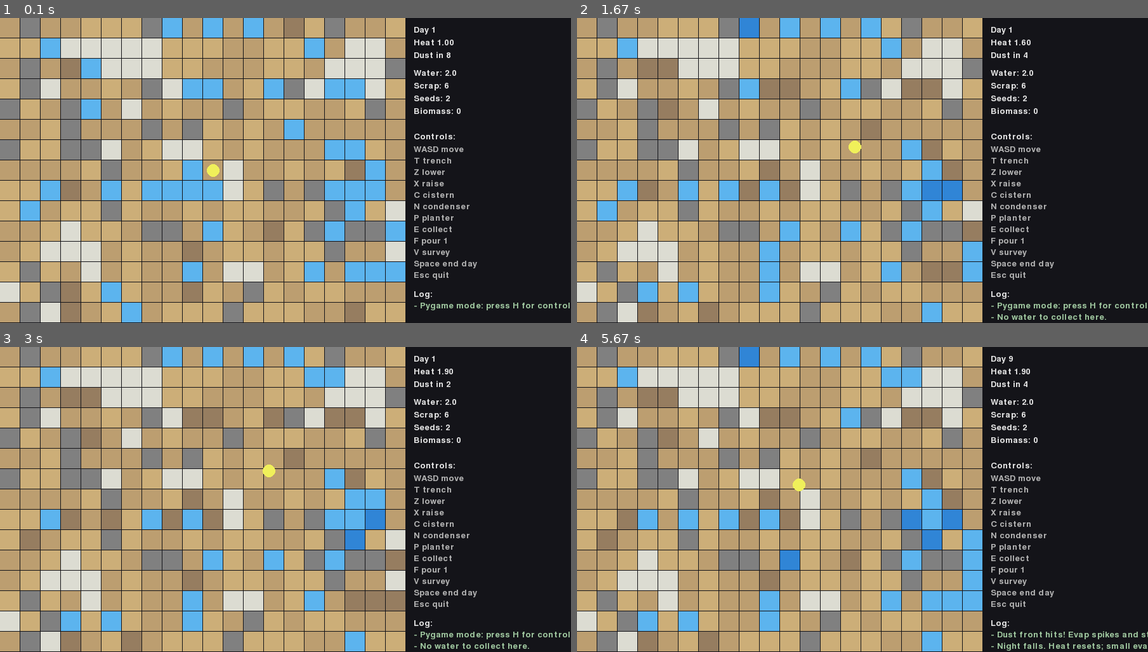
Above: before the commit, frames 1-4 (two rows, left to right).
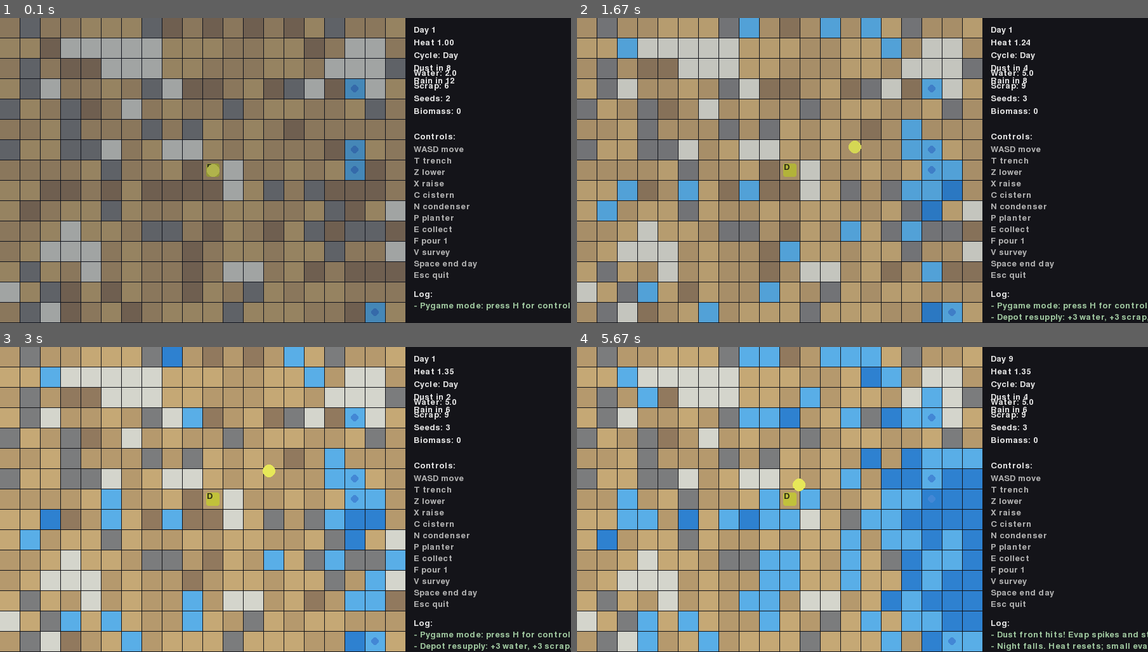
Above: after the commit, the same moments.

Repository: TimPasquini/Kemet
Game: pygame game, started from pygame_runner.py
The game is run twice, just before and just after one commit, with the same random seed, the same clock (stepped at 60 frames per second) and the same inputs.
Inputs:
- Up to frame 1 (0.1 s): no input
- Up to frame 2 (1.67 s): tap E at 0.33 s; tap V at 0.67 s; hold D 1-1.47 s; hold W from 1.5 s (still down)
- Up to frame 3 (3 s): release W at 1.8 s; hold D 1.83-2.3 s; hold A 2.33-2.87 s; hold S from 2.9 s (still down)
- Up to frame 4 (5.67 s): release S at 3.2 s; tap Space at 3.23, 3.57, 3.97, 4.27, 4.4, 4.8, 5.1, 5.47 s; hold A 3.9-4.3 s; hold W 4.33-4.7 s; hold D 4.73-5.37 s; hold S from 5.4 s (still down)

The runs differ from the first frame. In frame 1, 67% of the frame differs, in the area x 0-81%, y 0-100%; in frame 2, 6.2%; in frame 3, 6.2%; in frame 4, 18%.

Commit message:
powwow updates

Diff:
--- a/main.py
+++ b/main.py
@@ -35,8 +35,9 @@
     kind: str
     hydration: float = 0.0
     trench: bool = False
-    hidden_water: float = 0.0
     elevation: float = 0.0
+    well_output: float = 0.0
+    depot: bool = False
 
 
 @dataclass
@@ -68,6 +69,8 @@
     turn_in_day: int = 0
     heat: float = 1.0
     dust_timer: int = 8
+    rain_timer: int = 12
+    raining: bool = False
     messages: List[str] = field(default_factory=list)
 
 
@@ -116,31 +119,43 @@
         }[choice]
         tiles[x][y] = Tile(choice, elevation=elevation)
 
-    # Seed hidden water pockets and wet wadis.
-    pockets = random.randint(2, 3)
-    for _ in range(pockets):
+    # Seed wells (fixed sources) and wet wadis.
+    wells = random.randint(3, 4)
+    for _ in range(wells):
         rx, ry = random.randrange(width), random.randrange(height)
-        tiles[rx][ry].hidden_water += random.uniform(2.0, 3.5)
         tiles[rx][ry].kind = "wadi"
+        # Varying rates: seep vs spring
+        tiles[rx][ry].well_output = random.choice(
+            [random.uniform(0.12, 0.25), random.uniform(0.35, 0.6)]
+        )
+        tiles[rx][ry].hydration += 0.4
     for x in range(width):
         for y in range(height):
             if tiles[x][y].kind == "wadi":
-                tiles[x][y].hydration += random.uniform(0.4, 0.8)
+                tiles[x][y].hydration += random.uniform(0.05, 0.3)
     return tiles
 
 
 def build_initial_state(width: int = 10, height: int = 10) -> GameState:
     tiles = wfc_like_map(width, height)
     player = (width // 2, height // 2)
+    depot_pos = player
+    depot_tile = tiles[depot_pos[0]][depot_pos[1]]
+    depot_tile.kind = "flat"
+    depot_tile.trench = False
+    depot_tile.elevation = 1.0
+    depot_tile.well_output = 0.0
+    depot_tile.depot = True
     return GameState(width=width, height=height, tiles=tiles, player=player)
 
 
 def render(state: GameState) -> None:
     print("\n" * 2)
-    print(f"Day {state.day}  Heat {state.heat:.2f}  Dust in {state.dust_timer} turns")
+    phase = "Night" if state.heat < 1.0 else "Day"
+    print(f"Day {state.day} [{phase}] Heat {state.heat:.2f}  Dust in {state.dust_timer}  Rain in {state.rain_timer} ({'on' if state.raining else 'off'})")
     inv = state.inventory
     print(f"Water {inv['water']:.1f} | Scrap {inv['scrap']} | Seeds {inv['seeds']} | Biomass {inv['biomass']}")
-    print("Legend: @ you, C cistern, N condenser, F planter, = trench, ~ wet, : damp")
+    print("Legend: @ you, D depot, C cistern, N condenser, F planter, = trench, ~ wet, : damp")
     print("Map:")
     for y in range(state.height):
         row = []
@@ -156,6 +171,8 @@
                 symbol = ":"
             if tile.trench:
                 symbol = "="
+            if tile.depot:
+                symbol = "D"
             if structure:
                 symbol = {"cistern": "C", "condenser": "N", "planter": "F"}.get(structure.kind, "?")
             if state.player == pos:
@@ -246,15 +263,18 @@
 
 def collect_water(state: GameState) -> None:
     tile = state.tiles[state.player[0]][state.player[1]]
-    available = tile.hidden_water + tile.hydration
+    if tile.depot:
+        state.inventory["water"] += 3
+        state.inventory["scrap"] += 3
+        state.inventory["seeds"] += 1
+        state.messages.append("Depot resupply: +3 water, +3 scrap, +1 seeds.")
+        return
+    available = tile.hydration
     if available <= 0.05:
         state.messages.append("No water to collect here.")
         return
     gathered = min(1.0, available)
-    from_hidden = min(tile.hidden_water, gathered)
-    tile.hidden_water -= from_hidden
-    remaining = gathered - from_hidden
-    tile.hydration = max(tile.hydration - remaining, 0.0)
+    tile.hydration = max(tile.hydration - gathered, 0.0)
     state.inventory["water"] += gathered
     state.messages.append(f"Collected {gathered:.1f} water.")
 
@@ -308,8 +328,11 @@
 def simulate_tick(state: GameState) -> None:
     # Heat rises slightly during the day, resets at night.
     state.turn_in_day += 1
-    daytime = state.turn_in_day % 10
-    state.heat = 1.0 + 0.15 * daytime
+    DAY_LENGTH = 12
+    daytime = state.turn_in_day % DAY_LENGTH
+    # Peak heat midday, cooler at night.
+    day_factor = (1 - abs((daytime / (DAY_LENGTH - 1)) * 2 - 1))  # 0 at edges, 1 at midpoint
+    state.heat = 0.8 + 0.6 * day_factor
 
     state.dust_timer -= 1
     dust_front = False
@@ -318,6 +341,19 @@
         state.messages.append("Dust front hits! Evap spikes and structures take damage.")
         state.dust_timer = random.randint(8, 12)
 
+    # Rain scheduling
+    state.rain_timer -= 1
+    if state.raining:
+        if state.rain_timer <= 0:
+            state.raining = False
+            state.rain_timer = random.randint(12, 20)
+            state.messages.append("Rain fades.")
+    else:
+        if state.rain_timer <= 0:
+            state.raining = True
+            state.rain_timer = random.randint(3, 5)
+            state.messages.append("Rain arrives! Springs surge.")
+
     tick_structures(state, state.heat, dust_front)
 
     flows: Dict[Point, float] = {}
@@ -326,6 +362,11 @@
         for y in range(state.height):
             tile = state.tiles[x][y]
             ttype = TILE_TYPES[tile.kind]
+            # Wells feed water.
+            if tile.well_output > 0:
+                gain = tile.well_output * (1.5 if state.raining else 1.0)
+                tile.hydration += gain
+
             evap = ttype.evap * state.heat
             if tile.trench:
                 evap *= 0.85
@@ -391,8 +432,8 @@
         f"elev={tile.elevation:.2f}",
         f"hydr={tile.hydration:.2f}",
     ]
-    if tile.hidden_water > 0.05:
-        desc.append(f"hidden={tile.hidden_water:.2f}")
+    if tile.well_output > 0:
+        desc.append(f"well={tile.well_output:.2f}/t")
     if tile.trench:
         desc.append("trench")
     if structure:
--- a/pygame_runner.py
+++ b/pygame_runner.py
@@ -73,6 +73,16 @@
         pygame.draw.rect(screen, (30, 30, 30), rect.inflate(-8, -8))
         label = {"cistern": "C", "condenser": "N", "planter": "F"}.get(structure.kind, "?")
         draw_text(screen, font, label, (rect.x + 6, rect.y + 4))
+    # Wells and depot markers
+    for y in range(state.height):
+        for x in range(state.width):
+            tile = state.tiles[x][y]
+            rect = pygame.Rect(x * tile_size, y * tile_size, tile_size - 1, tile_size - 1)
+            if tile.well_output > 0:
+                pygame.draw.circle(screen, (70, 140, 220), rect.center, 6)
+            if tile.depot:
+                pygame.draw.rect(screen, (200, 200, 60), rect.inflate(-10, -10), border_radius=3)
+                draw_text(screen, font, "D", (rect.x + 6, rect.y + 4), color=(40, 40, 20))
     # Player (use sub-tile pixel position for smooth movement)
     px, py = player_px
     pygame.draw.circle(screen, (240, 240, 90), (int(px), int(py)), tile_size // 3)
@@ -80,7 +90,11 @@
     hud_x = state.width * tile_size + 12
     draw_text(screen, font, f"Day {state.day}", (hud_x, 12))
     draw_text(screen, font, f"Heat {state.heat:.2f}", (hud_x, 32))
-    draw_text(screen, font, f"Dust in {state.dust_timer}", (hud_x, 52))
+    phase = "Night" if state.heat < 1.0 else "Day"
+    draw_text(screen, font, f"Cycle: {phase}", (hud_x, 52))
+    draw_text(screen, font, f"Dust in {state.dust_timer}", (hud_x, 72))
+    rain_txt = "Raining" if state.raining else f"Rain in {state.rain_timer}"
+    draw_text(screen, font, rain_txt, (hud_x, 92))
     inv = state.inventory
     draw_text(screen, font, f"Water: {inv['water']:.1f}", (hud_x, 80))
     draw_text(screen, font, f"Scrap: {int(inv['scrap'])}", (hud_x, 100))
@@ -95,6 +109,13 @@
     draw_text(screen, font, "Log:", (hud_x, msg_y))
     for i, msg in enumerate(state.messages[-12:]):
         draw_text(screen, font, f"- {msg}", (hud_x, msg_y + 18 * (i + 1)), color=(160, 200, 160))
+
+    # Night overlay
+    night_alpha = max(0, min(200, int((1.4 - state.heat) * 180)))
+    if night_alpha > 0:
+        overlay = pygame.Surface((state.width * tile_size, state.height * tile_size), pygame.SRCALPHA)
+        overlay.fill((10, 20, 40, night_alpha))
+        screen.blit(overlay, (0, 0))
 
 
 def issue(state: GameState, cmd: str, args: List[str]) -> None:
Not shown, changed: README.md
Not shown, added: .gitignore
